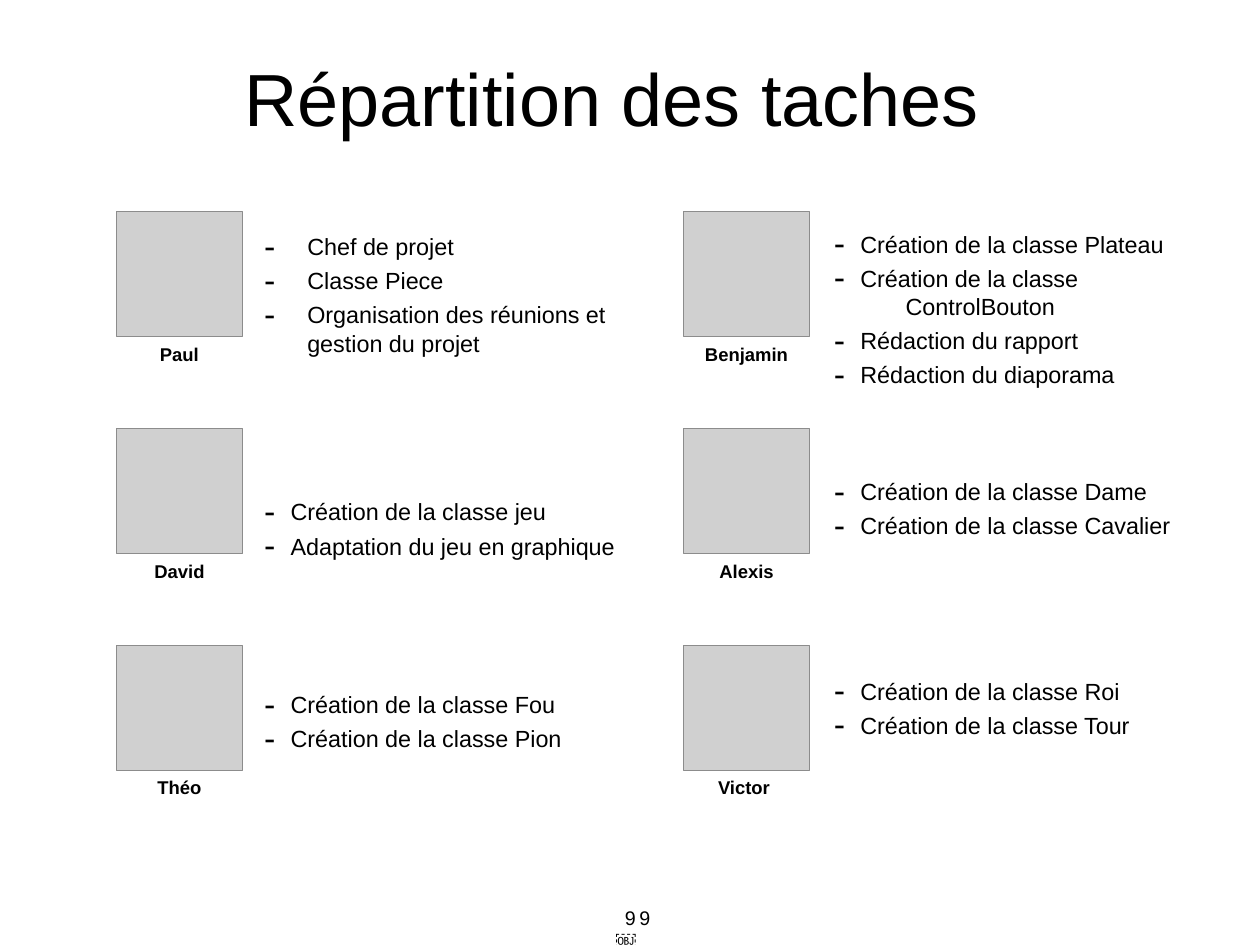
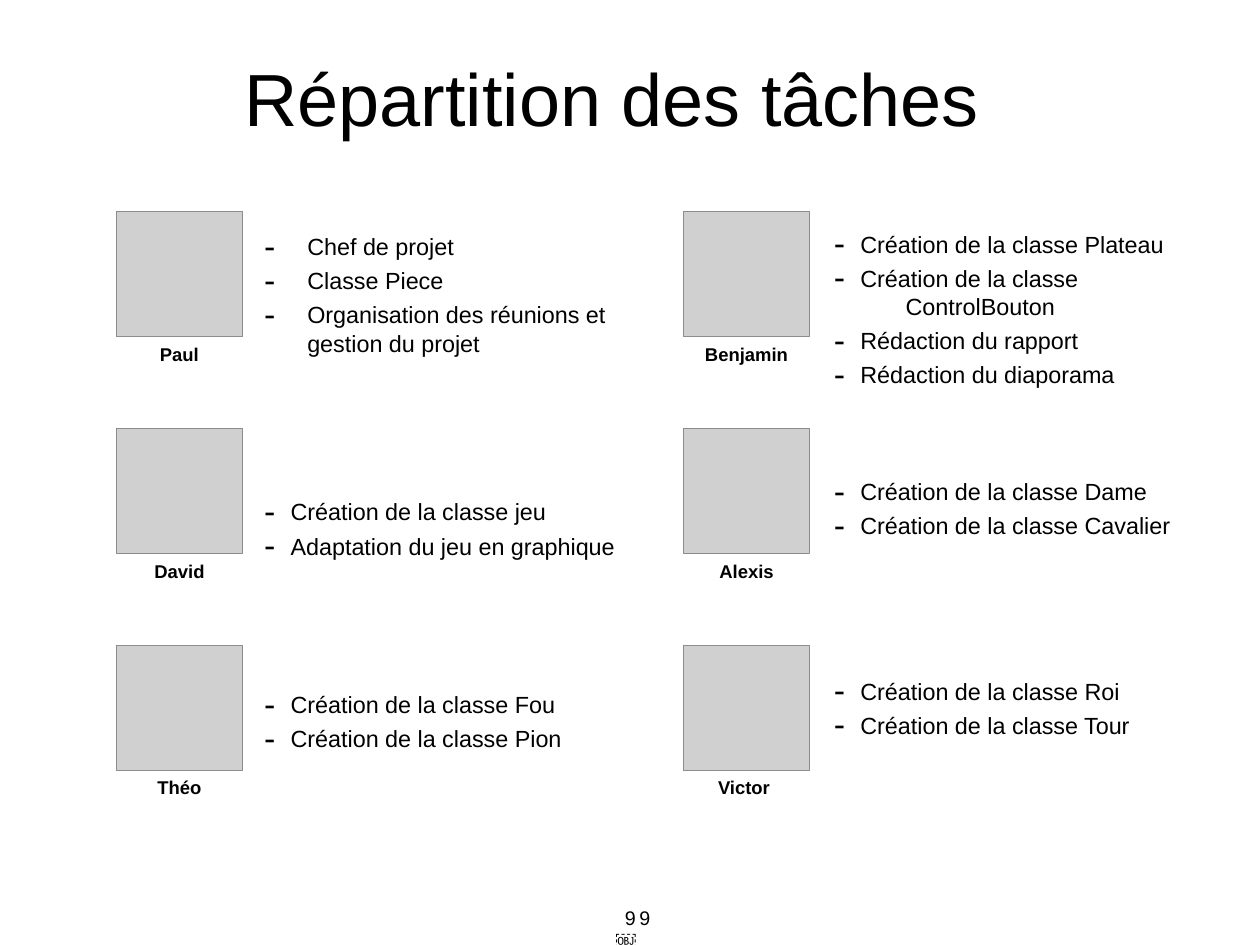
Before and after one commit to skwalala/jeu-d-echec, a slide deck: slide 9 of doc/diapo pour les bouseux.pptx. Drawn at 1260x945 pixels with LibreOffice and Linux fonts; fonts in the diff are those of the drawing; grey boxes stand for pictures. Boxes give left, top, right and bottom in pixels: in the first picture for what was removed or moved away, otherwise in the second. Text is boxed around its words. In the diff, an @@ line names an element or a change of style, - is before the commit and + after.

```diff
--- a/doc/diapo pour les bouseux.pptx
+++ b/doc/diapo pour les bouseux.pptx
@@ text at <box>244,71,978,140</box>: text changed @@
-Répartition des taches
+Répartition des tâches
```
Also in this commit, not shown: 3 other slides changed, 1 slide added, 1 slide removed, 6 other files.
